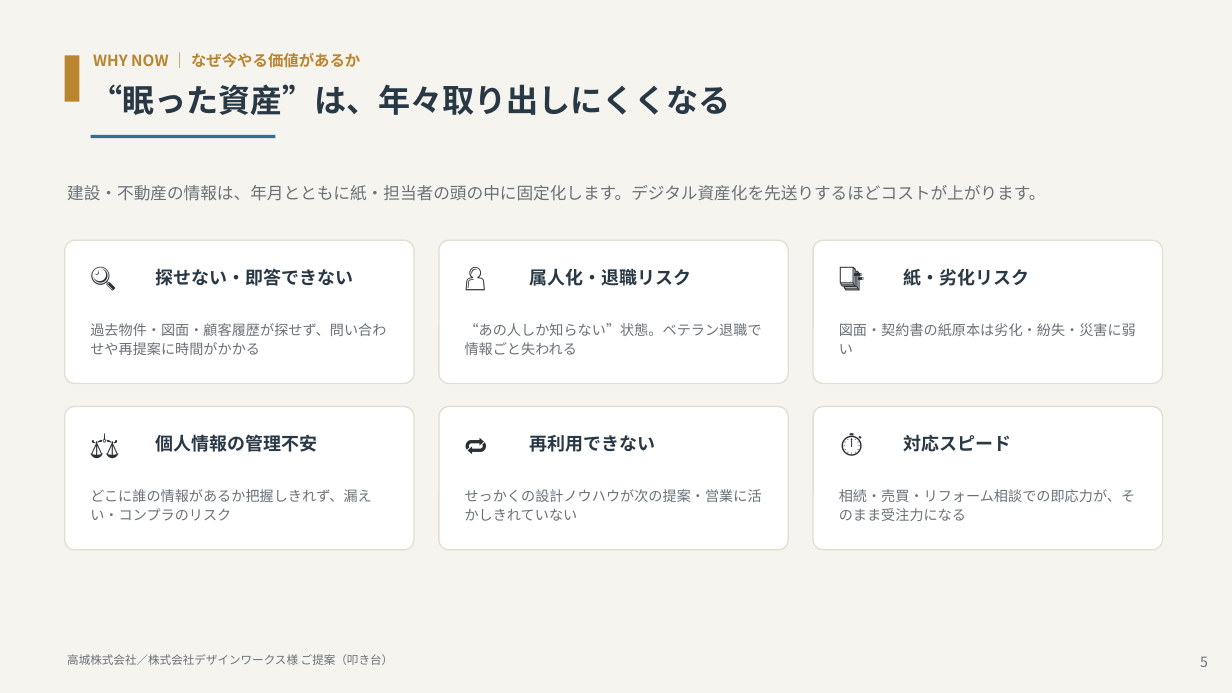
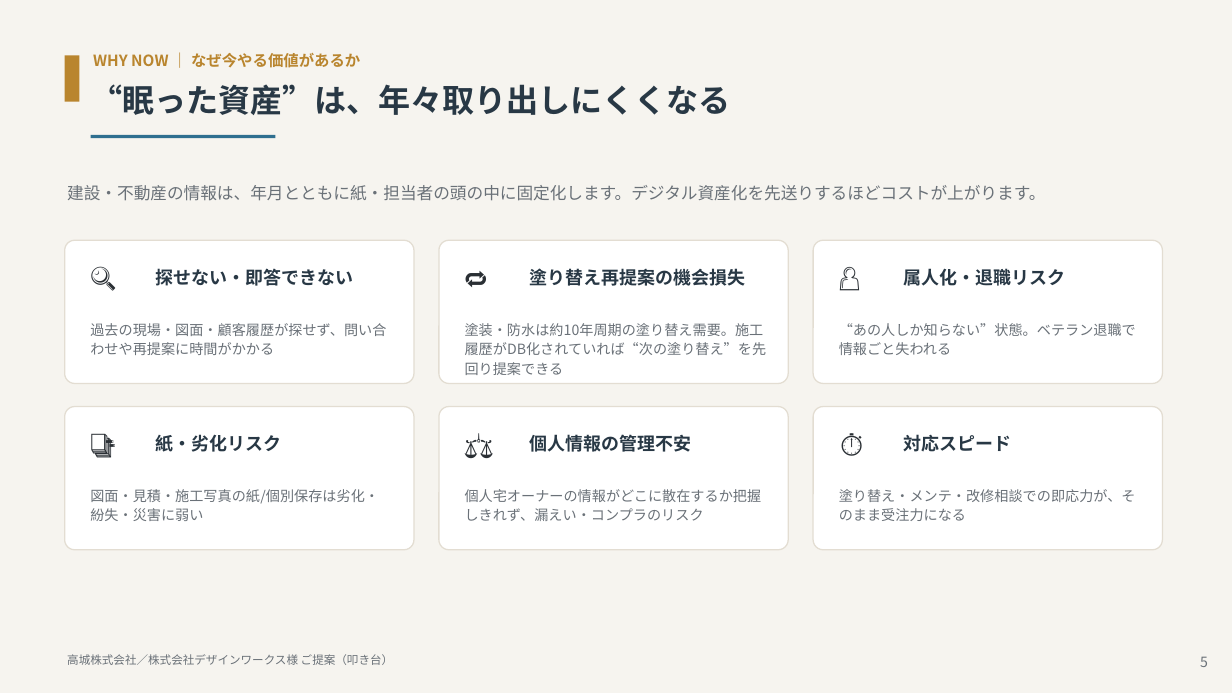
Before and after one commit to kkawano5-ui/website-redesign-machine-, a slide deck: slide 5 of sales-materials/takagi-designworks/高城_デザインワークス様_AI構想提案_叩き台.pptx. Drawn at 1232x693 pixels with LibreOffice and Linux fonts; fonts in the diff are those of the drawing. Boxes give left, top, right and bottom in pixels: in the first picture for what was removed or moved away, otherwise in the second. Text is boxed around its words. In the diff, an @@ line names an element or a change of style, - is before the commit and + after.

```diff
--- a/sales-materials/takagi-designworks/高城_デザインワークス様_AI構想提案_叩き台.pptx
+++ b/sales-materials/takagi-designworks/高城_デザインワークス様_AI構想提案_叩き台.pptx
@@ text at [462,259,555,296]: text changed @@
-👤
+🔁
@@ text at [529,268,745,286]: text changed @@
-属人化・退職リスク
+塗り替え再提案の機会損失
@@ text at [836,259,929,296]: text changed @@
-📑
+👤
@@ text at [904,268,1066,286]: text changed @@
-紙・劣化リスク
+属人化・退職リスク
@@ text at [90,323,386,355]: text changed @@
-過去物件・図面・顧客履歴が探せず、問い合わせや再提案に時間がかかる
+過去の現場・図面・顧客履歴が探せず、問い合わせや再提案に時間がかかる
@@ text at [465,323,767,375]: text changed @@
-“あの人しか知らない”状態。ベテラン退職で情報ごと失われる
+塗装・防水は約10年周期の塗り替え需要。施工履歴がDB化されていれば“次の塗り替え”を先回り提案できる
@@ text at [839,323,1136,355]: text changed @@
-図面・契約書の紙原本は劣化・紛失・災害に弱い
+“あの人しか知らない”状態。ベテラン退職で情報ごと失われる
@@ text at [88,425,180,462]: text changed @@
-⚖️
+📑
@@ text at [155,434,281,452]: text changed @@
-個人情報の管理不安
+紙・劣化リスク
@@ text at [462,425,555,462]: text changed @@
-🔁
+⚖️
@@ text at [529,434,691,452]: text changed @@
-再利用できない
+個人情報の管理不安
@@ text at [90,489,379,521]: text changed @@
-どこに誰の情報があるか把握しきれず、漏えい・コンプラのリスク
+図面・見積・施工写真の紙/個別保存は劣化・紛失・災害に弱い
@@ text at [465,489,762,521]: text changed @@
-せっかくの設計ノウハウが次の提案・営業に活かしきれていない
+個人宅オーナーの情報がどこに散在するか把握しきれず、漏えい・コンプラのリスク
@@ text at [839,489,1136,521]: text changed @@
-相続・売買・リフォーム相談での即応力が、そのまま受注力になる
+塗り替え・メンテ・改修相談での即応力が、そのまま受注力になる
```
Also in this commit, not shown: 6 other slides changed, 2 other files.
